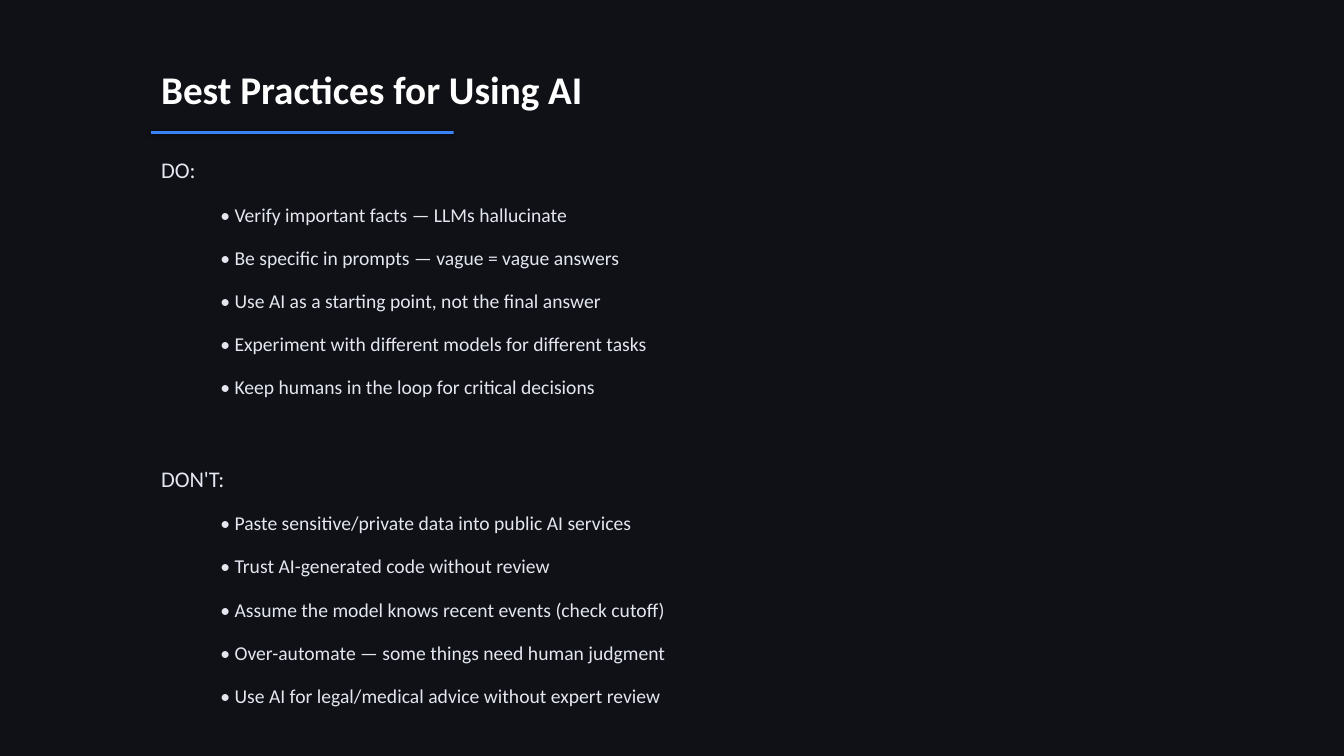
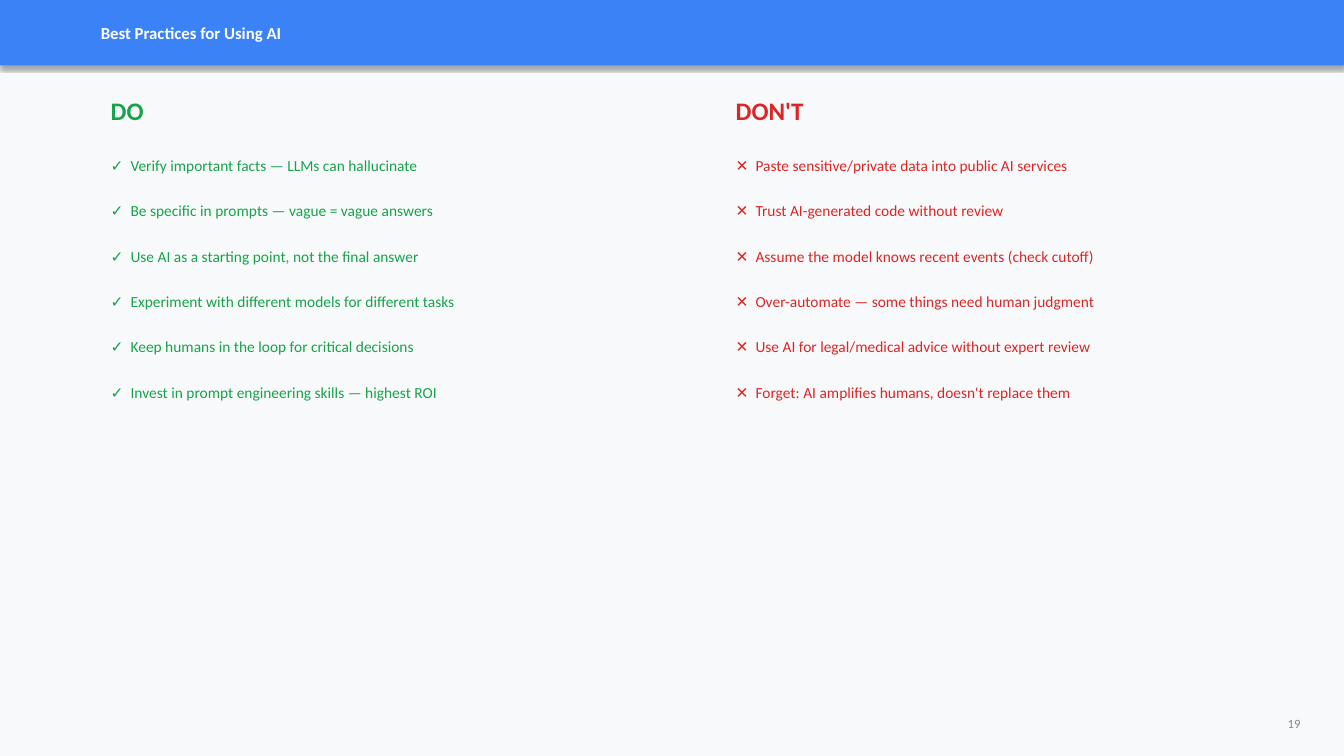
Before and after one commit to shubhamag91/ai-playbook, a slide deck: slide 19 of presentation/ai-playbook-intro.pptx (slide 36 before the commit). Drawn at 1344x756 pixels with LibreOffice and Linux fonts; fonts in the diff are those of the drawing. Boxes give left, top, right and bottom in pixels: in the first picture for what was removed or moved away, otherwise in the second. Text is boxed around its words. In the diff, an @@ line names an element or a change of style, - is before the commit and + after.

```diff
--- a/presentation/ai-playbook-intro.pptx
+++ b/presentation/ai-playbook-intro.pptx
@@ background #0F1117 to #F8F9FA @@
@@ rectangle "Best Practices for Using AI": place and size @@
-rectangle "Best Practices for Using AI" at [161, 76, 582, 111]
+rectangle "Best Practices for Using AI" at [0, 0, 1344, 66]
@@ rectangle "Best Practices for Using AI" at [0, 0, 1344, 66]: size 28 to 12 pt; vertical alignment top to middle; fill none to #3B82F6; shadow on @@
@@ text added at [111, 103, 144, 120], 18 pt, text #16A34A, bold @@
+DO
@@ text added at [736, 102, 804, 120], 18 pt, text #DC2626, bold @@
+DON'T
@@ rectangle removed at [151, 131, 454, 134] @@
@@ text added at [131, 160, 417, 174], 11 pt, text #16A34A @@
+✓ Verify important facts — LLMs can hallucinate
@@ text removed at [161, 163, 665, 707] @@
-DO:
-  • Verify important facts — LLMs hallucinate
-  • Be specific in prompts — vague = vague answers
-  • Use AI as a starting point, not the final answer
-  • Experiment with different models for different tasks
-  • Keep humans in the loop for critical decisions
-DON'T:
-  • Paste sensitive/private data into public AI services
-  • Trust AI-generated code without review
-  • Assume the model knows recent events (check cutoff)
-  • Over-automate — some things need human judgment
-  • Use AI for legal/medical advice without expert review
@@ text added at [756, 160, 1067, 174], 11 pt, text #DC2626 @@
+✕ Paste sensitive/private data into public AI services
@@ text added at [131, 205, 433, 219], 11 pt, text #16A34A @@
+✓ Be specific in prompts — vague = vague answers
@@ text added at [756, 205, 1003, 219], 11 pt, text #DC2626 @@
+✕ Trust AI-generated code without review
@@ text added at [131, 251, 418, 265], 11 pt, text #16A34A @@
+✓ Use AI as a starting point, not the final answer
@@ text added at [756, 251, 1094, 264], 11 pt, text #DC2626 @@
+✕ Assume the model knows recent events (check cutoff)
@@ text added at [131, 296, 454, 310], 11 pt, text #16A34A @@
+✓ Experiment with different models for different tasks
@@ text added at [756, 296, 1094, 310], 11 pt, text #DC2626 @@
+✕ Over-automate — some things need human judgment
@@ text added at [131, 341, 414, 355], 11 pt, text #16A34A @@
+✓ Keep humans in the loop for critical decisions
@@ text added at [756, 341, 1090, 355], 11 pt, text #DC2626 @@
+✕ Use AI for legal/medical advice without expert review
@@ text added at [131, 387, 436, 401], 11 pt, text #16A34A @@
+✓ Invest in prompt engineering skills — highest ROI
@@ text added at [756, 387, 1070, 401], 11 pt, text #DC2626 @@
+✕ Forget: AI amplifies humans, doesn't replace them
@@ text added at [1288, 720, 1301, 728], 9 pt, text #888880 @@
+19
```
Also in this commit, not shown: 8 other slides changed, 14 slides added, 31 slides removed, 1 other file.
